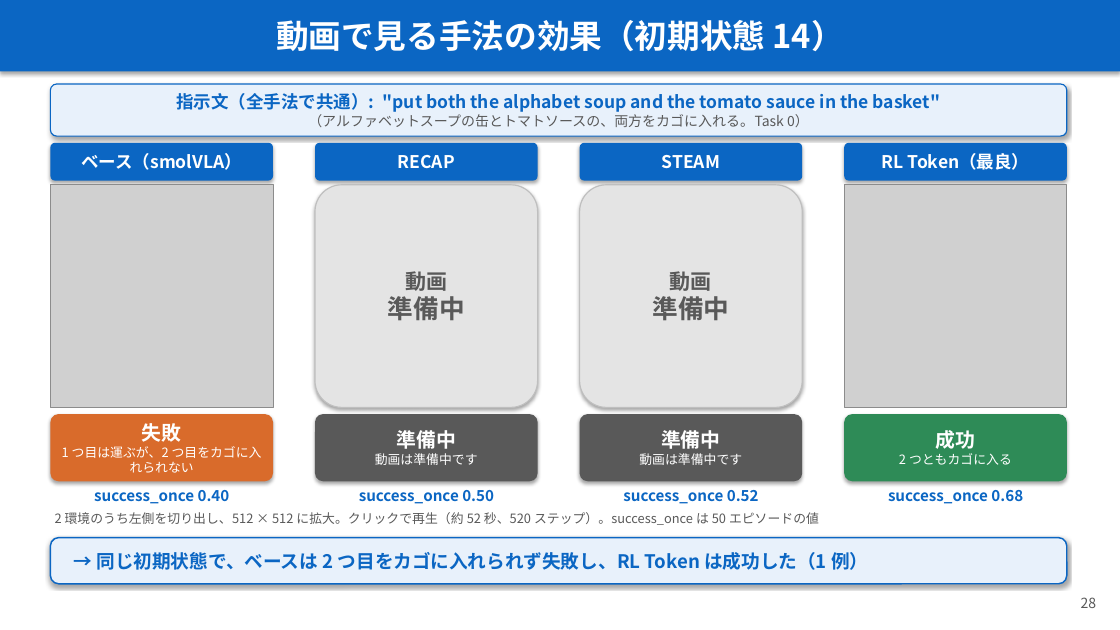
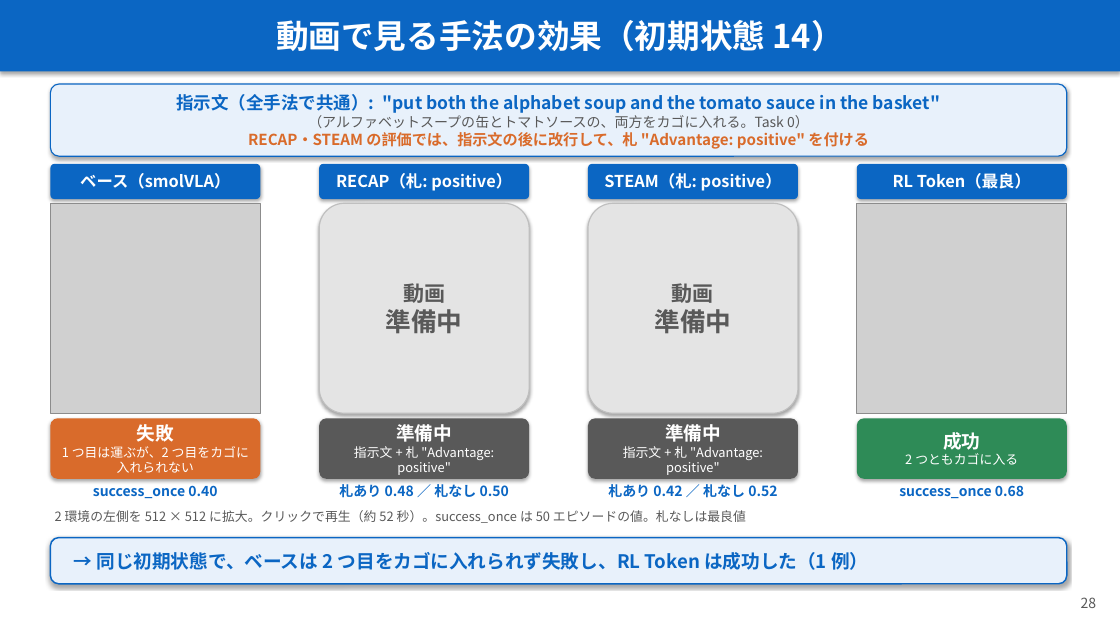
Before and after one commit to Junhand/libero_RL, a slide deck: slide 28 of docs/RECAP_STEAM_RLToken.pptx. Drawn at 1120x630 pixels with LibreOffice and Linux fonts; fonts in the diff are those of the drawing; grey boxes stand for pictures. Boxes give left, top, right and bottom in pixels: in the first picture for what was removed or moved away, otherwise in the second. Text is boxed around its words. In the diff, an @@ line names an element or a change of style, - is before the commit and + after.

```diff
--- a/docs/RECAP_STEAM_RLToken.pptx
+++ b/docs/RECAP_STEAM_RLToken.pptx
@@ rounded rectangle "指示文（全手法で共通）: "put both the alphabet ...": place and size @@
-rounded rectangle "指示文（全手法で共通）: "put both the alphabet ..." at (50, 84, 1067, 136)
+rounded rectangle "指示文（全手法で共通）: "put both the alphabet ..." at (50, 84, 1067, 156)
@@ text in rounded rectangle at (248, 132, 869, 149): paragraph added @@
+RECAP・STEAM の評価では、指示文の後に改行して、札 "Advantage: positive" を付ける
@@ rounded rectangle "ベース（smolVLA）": place and size @@
-rounded rectangle "ベース（smolVLA）" at (50, 143, 273, 181)
+rounded rectangle "ベース（smolVLA）" at (50, 164, 260, 199)
@@ rounded rectangle "ベース（smolVLA）" at (50, 164, 260, 199): size 15 to 14 pt @@
@@ rounded rectangle "RECAP（札: positive）": place and size @@
-rounded rectangle "RECAP（札: positive）" at (315, 143, 538, 181)
+rounded rectangle "RECAP（札: positive）" at (319, 164, 529, 199)
@@ text in rounded rectangle at (336, 173, 512, 191): text changed; size 15 to 14 pt @@
-RECAP
+RECAP（札: positive）
@@ rounded rectangle "STEAM（札: positive）": place and size @@
-rounded rectangle "STEAM（札: positive）" at (580, 143, 802, 181)
+rounded rectangle "STEAM（札: positive）" at (588, 164, 798, 199)
@@ text in rounded rectangle at (604, 173, 782, 191): text changed; size 15 to 14 pt @@
-STEAM
+STEAM（札: positive）
@@ rounded rectangle "RL Token（最良）" at (857, 164, 1067, 199): size 15 to 14 pt @@
@@ rounded rectangle "RL Token（最良）": place and size @@
-rounded rectangle "RL Token（最良）" at (844, 143, 1067, 181)
+rounded rectangle "RL Token（最良）" at (857, 164, 1067, 199)
@@ picture: place and size @@
-picture at (50, 185, 273, 408)
+picture at (50, 203, 260, 413)
@@ rounded rectangle "動画": place and size @@
-rounded rectangle "動画" at (315, 185, 538, 408)
+rounded rectangle "動画" at (319, 203, 529, 413)
@@ rounded rectangle "動画": place and size @@
-rounded rectangle "動画" at (580, 185, 802, 408)
+rounded rectangle "動画" at (588, 203, 798, 413)
@@ picture: place and size @@
-picture at (844, 185, 1067, 408)
+picture at (857, 203, 1067, 413)
@@ rounded rectangle "失敗": place and size @@
-rounded rectangle "失敗" at (50, 414, 273, 481)
+rounded rectangle "失敗" at (50, 418, 260, 479)
@@ rounded rectangle "準備中": place and size @@
-rounded rectangle "準備中" at (315, 414, 538, 481)
+rounded rectangle "準備中" at (319, 418, 529, 479)
@@ rounded rectangle "準備中": place and size @@
-rounded rectangle "準備中" at (580, 414, 802, 481)
+rounded rectangle "準備中" at (588, 418, 798, 479)
@@ rounded rectangle "成功": place and size @@
-rounded rectangle "成功" at (844, 414, 1067, 481)
+rounded rectangle "成功" at (857, 418, 1067, 479)
@@ text in rounded rectangle at (137, 424, 174, 442): size 17 to 16 pt in "失敗" @@
@@ text in rounded rectangle at (354, 446, 494, 475): text changed @@
-動画は準備中です
+指示文 + 札 "Advantage: positive"
@@ text in rounded rectangle at (396, 424, 452, 442): size 17 to 16 pt in "準備中" @@
@@ text in rounded rectangle at (623, 446, 763, 475): text changed @@
-動画は準備中です
+指示文 + 札 "Advantage: positive"
@@ text in rounded rectangle at (665, 424, 721, 442): size 17 to 16 pt in "準備中" @@
@@ text in rounded rectangle at (943, 432, 980, 454): size 17 to 16 pt in "成功" @@
@@ text "success_once 0.40" at (93, 485, 217, 499): size 13 to 12 pt @@
@@ text at (339, 484, 509, 498): text changed; size 13 to 12 pt @@
-success_once 0.50
+札あり 0.48 ／ 札なし 0.50
@@ text at (608, 484, 777, 498): text changed; size 13 to 12 pt @@
-success_once 0.52
+札あり 0.42 ／ 札なし 0.52
@@ text "success_once 0.68" at (899, 485, 1024, 499): size 13 to 12 pt @@
@@ text at (55, 510, 746, 523): text changed @@
-2 環境のうち左側を切り出し、512 × 512 に拡大。クリックで再生（約 52 秒、520 ステップ）。success_once は 50 エピソードの値
+2 環境の左側を 512 × 512 に拡大。クリックで再生（約 52 秒）。success_once は 50 エピソードの値。札なしは最良値
```
Also in this commit, not shown: 1 other file.
